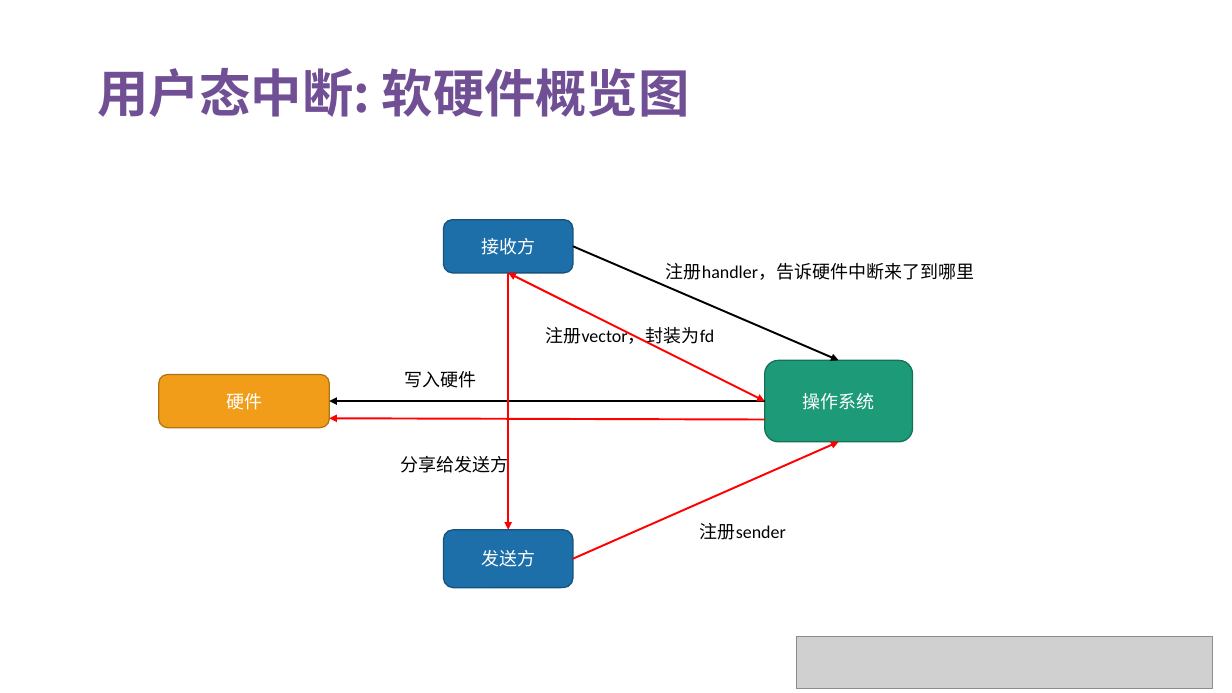
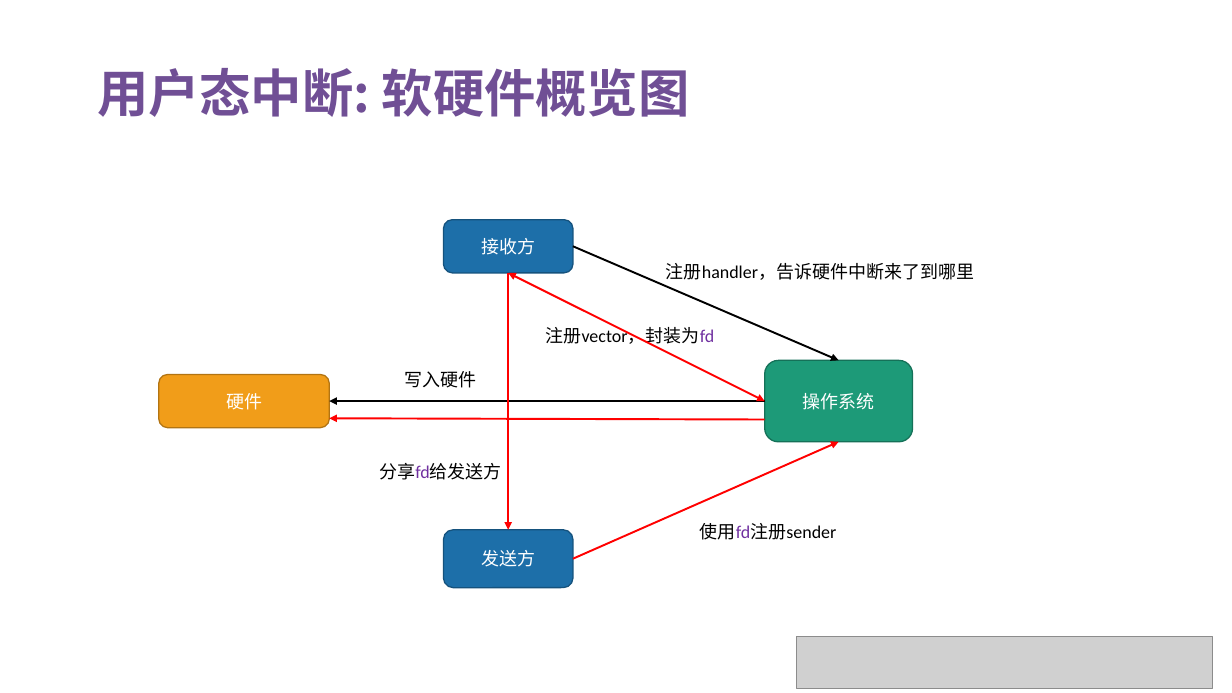
Before and after one commit to OS-F-4/usr-intr, a slide deck: slide 12 of 技术交流报告.pptx. Drawn at 1232x693 pixels with LibreOffice and Linux fonts; fonts in the diff are those of the drawing; grey boxes stand for pictures. Boxes give left, top, right and bottom in pixels: in the first picture for what was removed or moved away, otherwise in the second. Text is boxed around its words. In the diff, an @@ line names an element or a change of style, - is before the commit and + after.

```diff
--- a/技术交流报告.pptx
+++ b/技术交流报告.pptx
@@ text "注册vector，封装为fd" at [545, 324, 714, 348]: text colour #000000 to #7030A0 in "注册vector，封装为fd" @@
@@ text at [379, 463, 502, 480]: text changed @@
-分享给发送方
+分享fd给发送方
@@ text at [700, 523, 837, 540]: text changed @@
-注册sender
+使用fd注册sender
```
Also in this commit, not shown: 1 other slide changed, 9 other files.
